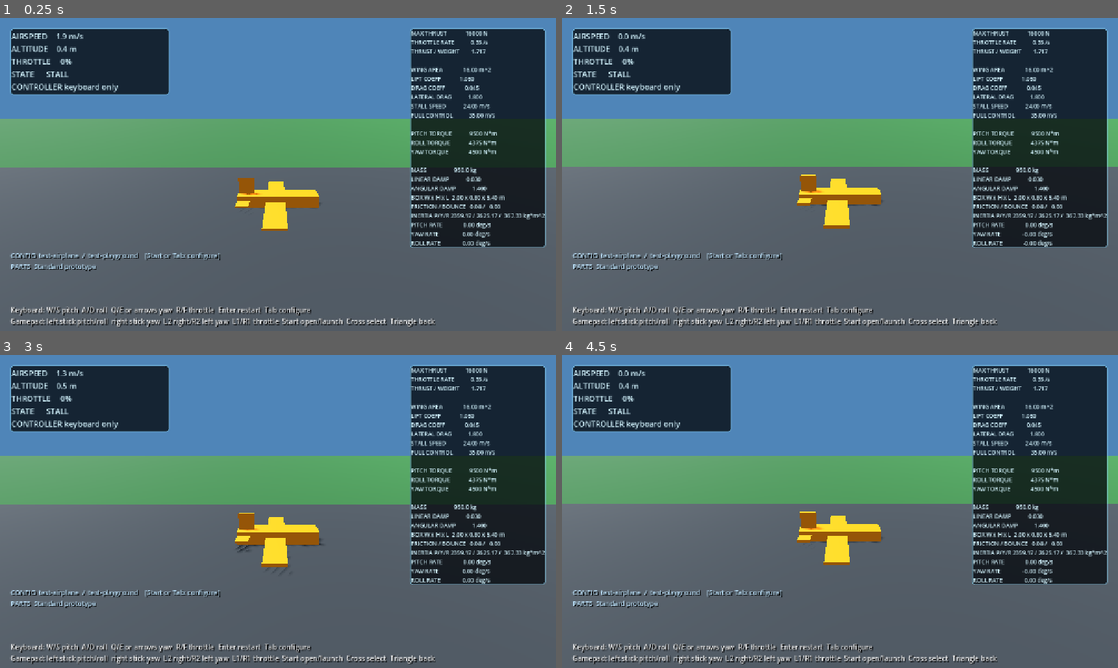
Above: before the commit, frames 1-4 (two rows, left to right).
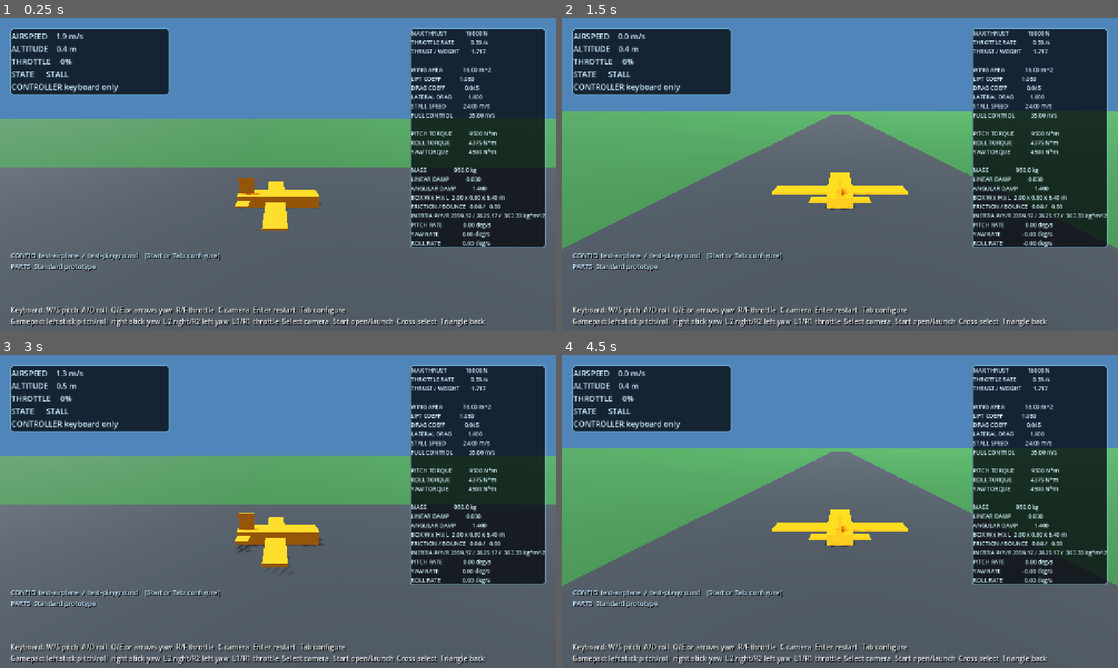
Above: after the commit, the same moments.

Repository: imanoliri/open-odyssey
Game: Godot game, scene res://scenes/main.tscn
The game is run twice, just before and just after one commit, with the same random seed, the same clock (stepped at 60 frames per second) and the same inputs.
Inputs (mouse positions are in pixels of both pictures, inside the frame that each line leads up to):
- Up to frame 1 (0.25 s): no input
- Up to frame 2 (1.5 s): tap Enter (restart) at 0.5 s; move the mouse to (962, 158) at 0.52 s; hold D (roll_right) 0.53-1.25 s; hold C (camera_view, bound only after the commit) 0.53-1.25 s; click (962, 158) at 0.67 s; drag from (728, 190) to (812, 237) at 1.27 s
- Up to frame 3 (3 s): tap Enter (restart) at 2 s; move the mouse to (333, 442) at 2.02 s; hold D (roll_right) 2.03-2.75 s; hold C (camera_view, bound only after the commit) 2.03-2.75 s; tap Tab at 2.1 s; click "Play / Restart" at 2.75 s
- Up to frame 4 (4.5 s): drag from (812, 574) to (673, 464) at 3.52 s; move the mouse to (1006, 558) at 4.27 s; hold A (roll_left) from 4.28 s (still down); hold C (camera_view, bound only after the commit) from 4.28 s (still down)

The runs differ from the first frame. In frame 1, 0.8% of the frame differs, in the area x 39-88%, y 92-99%; in frame 2, 12%, in the area x 0-100%, y 29-99%; in frame 3, 0.8%; in frame 4, 12%.

Commit message:
Add selectable camera view modes

Diff:
--- a/game/scenes/main.tscn
+++ b/game/scenes/main.tscn
@@ -202,4 +202,4 @@
 theme_override_constants/shadow_offset_x = 2
 theme_override_constants/shadow_offset_y = 2
 theme_override_font_sizes/font_size = 16
-text = "Keyboard: W/S pitch  A/D roll  Q/E or arrows yaw  R/F throttle  Enter restart  Tab configure\nGamepad: left stick pitch/roll  right stick yaw  L2 right/R2 left yaw  L1/R1 throttle  Start open/launch  Cross select  Triangle back"
+text = "Keyboard: W/S pitch  A/D roll  Q/E or arrows yaw  R/F throttle  C camera  Enter restart  Tab configure\nGamepad: left stick pitch/roll  right stick yaw  L2 right/R2 left yaw  L1/R1 throttle  Select camera  Start open/launch  Cross select  Triangle back"
--- a/game/scripts/camera_rig.gd
+++ b/game/scripts/camera_rig.gd
@@ -1,9 +1,17 @@
 extends Node3D
+
+enum ViewMode {
+	FIXED_LEFT,
+	CHASE,
+}
 
 @export var target_path: NodePath
 @export var fixed_world_offset := Vector3(14.0, 5.0, 0.0)
 @export var fixed_rotation_degrees := Vector3(-14.0, 90.0, 0.0)
+@export var chase_local_offset := Vector3(0.0, 5.0, 14.0)
+@export var chase_local_look_offset := Vector3(0.0, 1.0, 0.0)
 @export var position_smoothing := 4.0
+@export var view_mode := ViewMode.FIXED_LEFT
 
 var target: Node3D
 
@@ -14,7 +22,13 @@
 		target = get_parent().get_node_or_null("PlayerAircraft") as Node3D
 	if target != null:
 		global_position = _desired_position()
-	global_rotation_degrees = fixed_rotation_degrees
+	_apply_desired_rotation()
+
+
+func _unhandled_input(event: InputEvent) -> void:
+	if event.is_action_pressed("camera_view"):
+		toggle_view_mode()
+		get_viewport().set_input_as_handled()
 
 
 func _physics_process(delta: float) -> void:
@@ -23,8 +37,33 @@
 
 	var position_blend := 1.0 - exp(-position_smoothing * delta)
 	global_position = global_position.lerp(_desired_position(), position_blend)
-	global_rotation_degrees = fixed_rotation_degrees
+	_apply_desired_rotation()
+
+
+func toggle_view_mode() -> void:
+	view_mode = (
+		ViewMode.CHASE
+		if view_mode == ViewMode.FIXED_LEFT
+		else ViewMode.FIXED_LEFT
+	)
+	if target != null:
+		global_position = _desired_position()
+	_apply_desired_rotation()
 
 
 func _desired_position() -> Vector3:
+	if view_mode == ViewMode.CHASE:
+		return target.global_transform * chase_local_offset
 	return target.global_position + fixed_world_offset
+
+
+func _apply_desired_rotation() -> void:
+	if view_mode == ViewMode.FIXED_LEFT or target == null:
+		global_rotation_degrees = fixed_rotation_degrees
+		return
+	var look_target := (
+		target.global_position
+		+ target.global_basis * chase_local_look_offset
+	)
+	if not global_position.is_equal_approx(look_target):
+		look_at(look_target, Vector3.UP)
--- a/game/scripts/main.gd
+++ b/game/scripts/main.gd
@@ -27,6 +27,7 @@
 	_add_key_action("throttle_up", KEY_R)
 	_add_key_action("throttle_down", KEY_F)
 	_add_key_action("restart", KEY_ENTER)
+	_add_key_action("camera_view", KEY_C)
 
 	# Standard SDL/Godot layout used by most PS2-to-USB adapters.
 	# Pulling the left stick down pitches up, matching aircraft controls.
@@ -40,6 +41,7 @@
 	_add_joy_axis_action("yaw_left", JOY_AXIS_TRIGGER_RIGHT, 1.0)
 	_add_joy_button_action("throttle_down", JOY_BUTTON_LEFT_SHOULDER)
 	_add_joy_button_action("throttle_up", JOY_BUTTON_RIGHT_SHOULDER)
+	_add_joy_button_action("camera_view", JOY_BUTTON_BACK)
 
 
 func _unhandled_input(event: InputEvent) -> void:
--- a/game/tests/smoke_test.gd
+++ b/game/tests/smoke_test.gd
@@ -96,6 +96,23 @@
 			push_error("Start is still bound directly to restart.")
 			quit(1)
 			return
+	var has_camera_key := false
+	var has_camera_select := false
+	for camera_event in InputMap.action_get_events("camera_view"):
+		if (
+			camera_event is InputEventKey
+			and camera_event.physical_keycode == KEY_C
+		):
+			has_camera_key = true
+		elif (
+			camera_event is InputEventJoypadButton
+			and camera_event.button_index == JOY_BUTTON_BACK
+		):
+			has_camera_select = true
+	if not has_camera_key or not has_camera_select:
+		push_error("Camera view toggle inputs are incomplete.")
+		quit(1)
+		return
 
 	var open_menu_event := InputEventKey.new()
 	open_menu_event.physical_keycode = KEY_TAB
@@ -269,6 +286,40 @@
 		push_error("Default camera is not rotated 90 degrees left.")
 		quit(1)
 		return
+	if int(camera_rig.get("view_mode")) != 0:
+		push_error("Fixed left camera is not the default view mode.")
+		quit(1)
+		return
+	camera_rig.call("toggle_view_mode")
+	if int(camera_rig.get("view_mode")) != 1:
+		push_error("Camera did not switch to third-person chase mode.")
+		quit(1)
+		return
+	var chase_offset: Vector3 = camera_rig.get("chase_local_offset")
+	var expected_chase_position := aircraft.global_transform * chase_offset
+	if not camera_rig.global_position.is_equal_approx(
+		expected_chase_position
+	):
+		push_error("Third-person camera did not follow the aircraft transform.")
+		quit(1)
+		return
+	var chase_look_offset: Vector3 = camera_rig.get(
+		"chase_local_look_offset"
+	)
+	var expected_chase_forward := (
+		aircraft.global_position
+		+ aircraft.global_basis * chase_look_offset
+		- camera_rig.global_position
+	).normalized()
+	if (-camera_rig.global_basis.z).dot(expected_chase_forward) < 0.999:
+		push_error("Third-person camera did not look toward the aircraft.")
+		quit(1)
+		return
+	camera_rig.call("toggle_view_mode")
+	if int(camera_rig.get("view_mode")) != 0:
+		push_error("Camera did not return to the fixed left view.")
+		quit(1)
+		return
 
 	var starting_position := aircraft.global_position
 	var camera_starting_position := camera_rig.global_position
Not shown, changed: README.md
